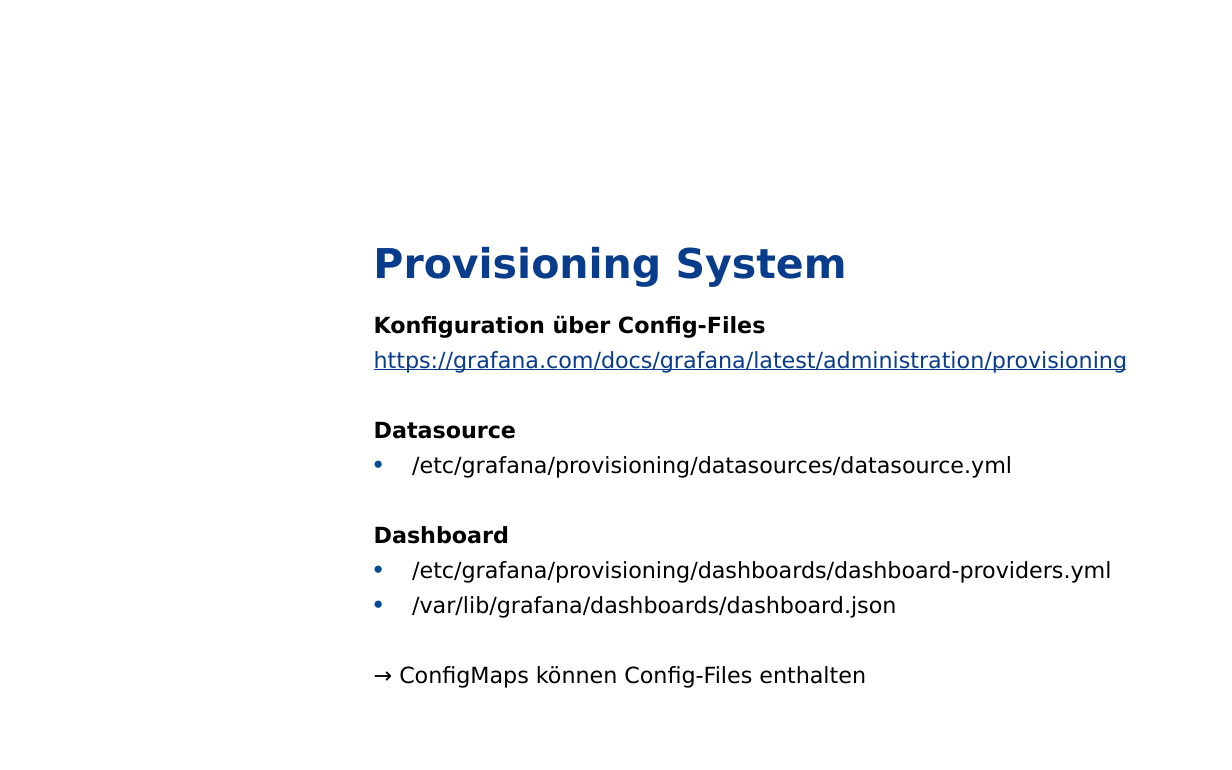
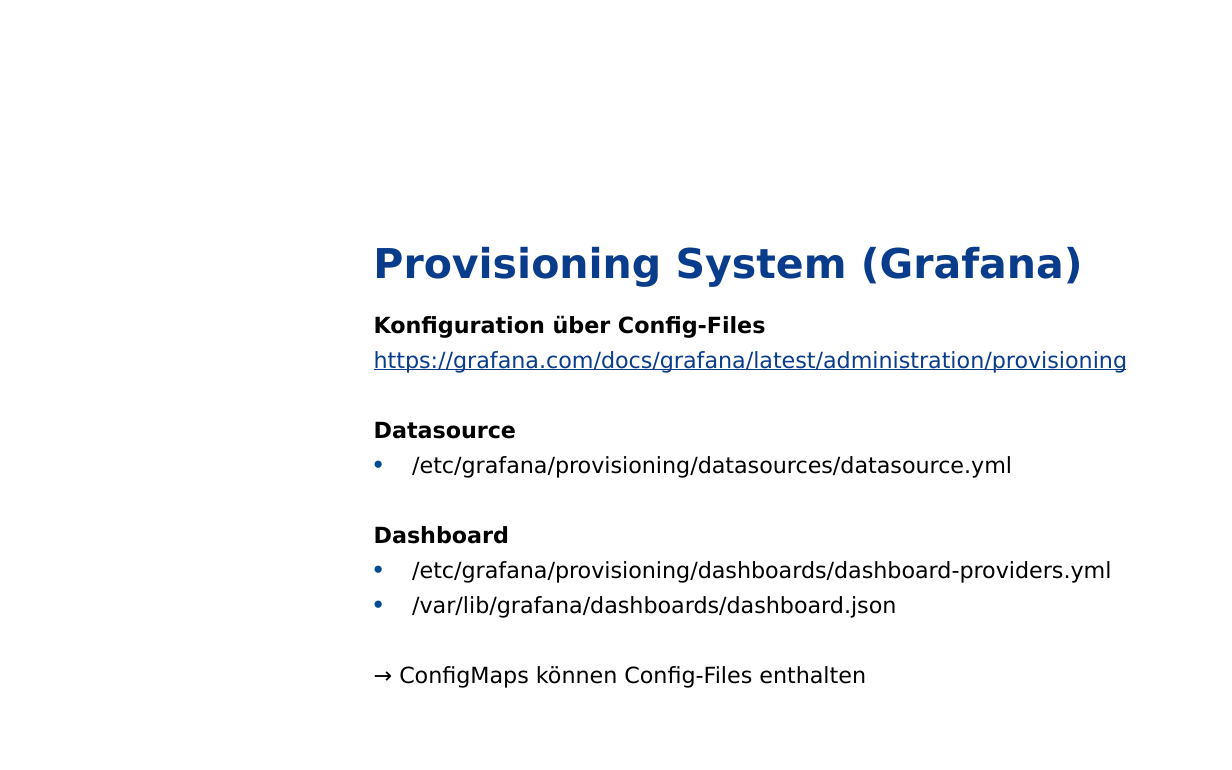
Before and after one commit to grothesk/deepshore-labs, a slide deck: slide 13 of 04-configmaps-und-secrets/deeptalk-04.pptx. Drawn at 1232x770 pixels with LibreOffice and Linux fonts; fonts in the diff are those of the drawing; background and template pictures are left out. Boxes give left, top, right and bottom in pixels: in the first picture for what was removed or moved away, otherwise in the second. Text is boxed around its words. In the diff, an @@ line names an element or a change of style, - is before the commit and + after.

```diff
--- a/04-configmaps-und-secrets/deeptalk-04.pptx
+++ b/04-configmaps-und-secrets/deeptalk-04.pptx
@@ title at bbox=[373, 246, 1083, 287]: text changed @@
-Provisioning System
+Provisioning System (Grafana)
```
Also in this commit, not shown: 5 other slides changed, 1 slide added, 1 other file.
